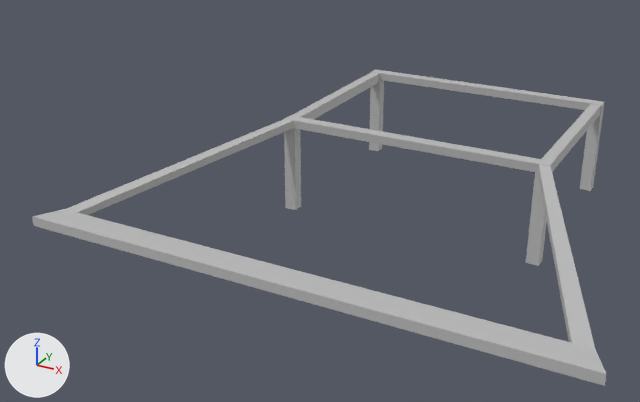
Renders of the FBX model Assets/Art/Models/Base/m_Catwalk01.fbx from each side of a commit.
Rendered twice from a 50 mm camera at (10.15, -9.01, 6.03) aimed at (3.37, 3.33, -0.13). Lighting does not change. The marker at lower left points along +X, +Y and +Z. Where no turn or scale is listed for an object, it has been applied to the vertices.
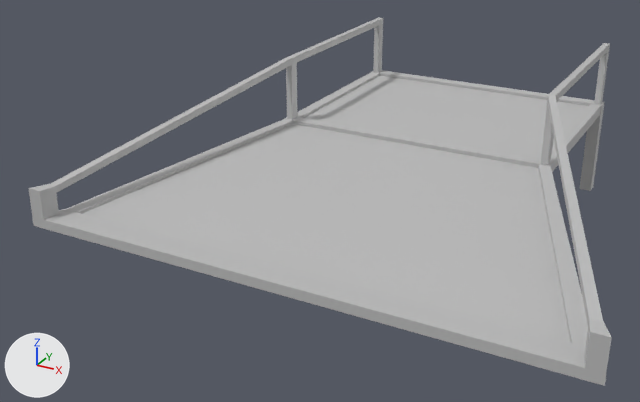
The newer file is also turned or shifted as a whole; pictures and numbers use the older file's frame.

Diff of the bpy script that builds the scene:
```diff
--- a/Assets/Art/Models/Base/m_Catwalk01.fbx.py
+++ b/Assets/Art/Models/Base/m_Catwalk01.fbx.py
@@ me_mesh_008 @@
+me_mesh_008.from_pydata(...)  # 36 vertices, 34 faces; spans x -106.0..106.0, y -90.0..90.0, z -421.0..421.0
+me_mesh_008.materials.append(mat_lambert1)  # grey #bcbcbc
@@ me_mesh_007 @@
+me_mesh_007.from_pydata([(-4.07, -1.7, 0.1), (4.04, -1.72, 0.1), (-2.44, 2.49, 0.73), (2.44, 2.49, 0.73), (-2.36, 6.15, 0.73), (2.36, 6.15, 0.73)], [], [(0, 1, 3, 2), (2, 3, 5, 4)])
+me_mesh_007.materials.append(mat_lambert1)  # grey #bcbcbc
@@ me_mesh_009 @@
+me_mesh_009.from_pydata(...)  # 36 vertices, 34 faces; spans x -1.06..1.06, y -4.21..4.21, z -0.9..0.9
+me_mesh_009.materials.append(mat_lambert1)  # grey #bcbcbc
@@ ob_pcube160 @@
+ob_pcube160 = bpy.data.objects.new('pCube160', me_mesh_008)
+ob_pcube160.location = (7.86, 4.21, 1.05)
+ob_pcube160.rotation_euler = (-1.571, 0.0, 0.0)  # degrees (-90, 0, 0)
+ob_pcube160.scale = (-0.01, -0.01, -0.01)
@@ ob_pplane6 @@
+ob_pplane6 = bpy.data.objects.new('pPlane6', me_mesh_007)
+ob_pplane6.location = (4.48, 2.09, 0.0)
@@ ob_pcube179 @@
+ob_pcube179 = bpy.data.objects.new('pCube179', me_mesh_009)
+ob_pcube179.location = (1.06, 4.21, 1.05)
```

Boxes (x1, y1, x2, y2) around the edits, measured in the pictures (640 x 402 px):
'pPlane6', added
    after: (82, 76, 589, 342)
'pCube160', added
    after: (541, 43, 612, 374)
'pCube179', added
    after: (28, 17, 383, 220)
'pCube133', unchanged, covered by the edit
    before: (284, 115, 553, 266)
    after: (284, 117, 553, 170)
